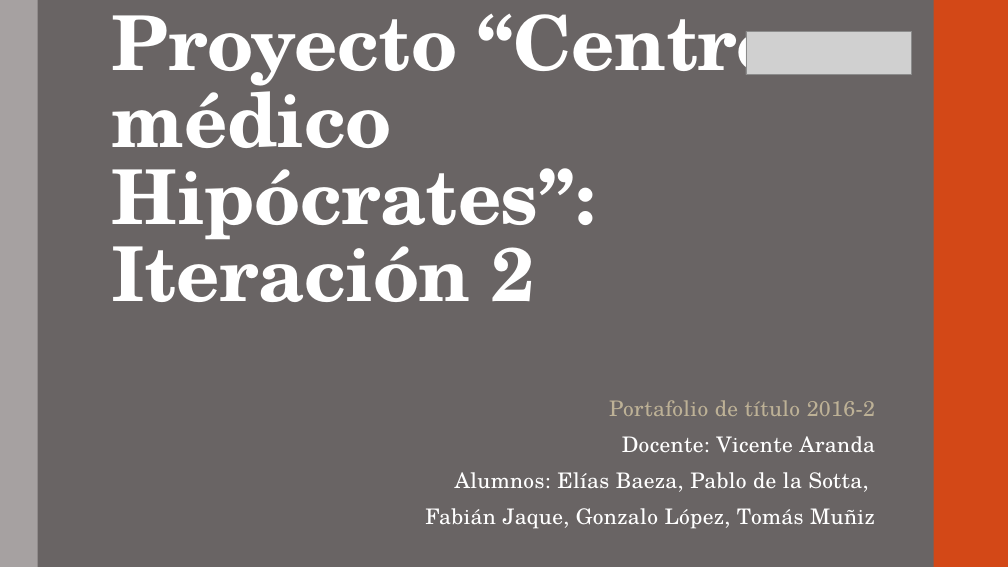
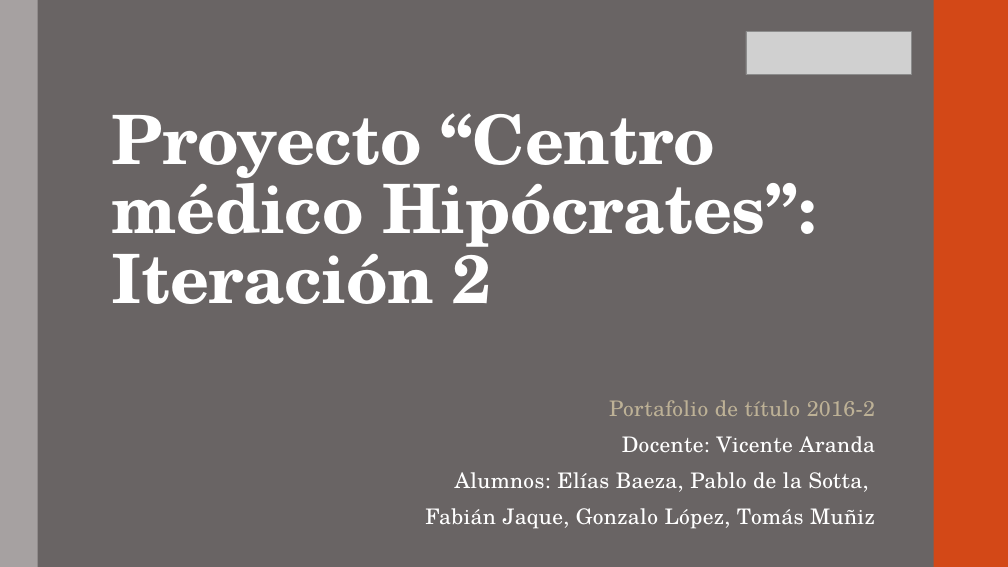
Before and after one commit to portafolio2016/hipocrates, a slide deck: slide 1 of presentación lunes 24 octubre 2016.pptx. Drawn at 1008x567 pixels with LibreOffice and Linux fonts; fonts in the diff are those of the drawing; grey boxes stand for pictures. Boxes give left, top, right and bottom in pixels: in the first picture for what was removed or moved away, otherwise in the second. Text is boxed around its words. In the diff, an @@ line names an element or a change of style, - is before the commit and + after.

```diff
--- a/presentación lunes 24 octubre 2016.pptx
+++ b/presentación lunes 24 octubre 2016.pptx
@@ title "Proyecto “Centro médico Hipócrates”: Iteración ..." at [112, 113, 816, 304]: size 72 to 64.8 pt @@
```
Also in this commit, not shown: 1 other slide changed, 4 slides added, 4 slides removed.
